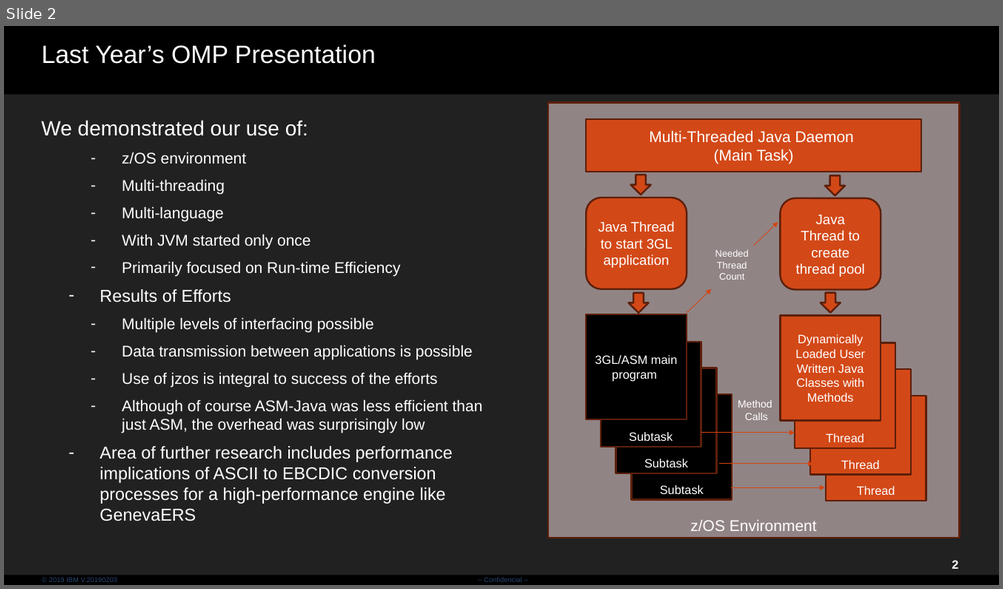
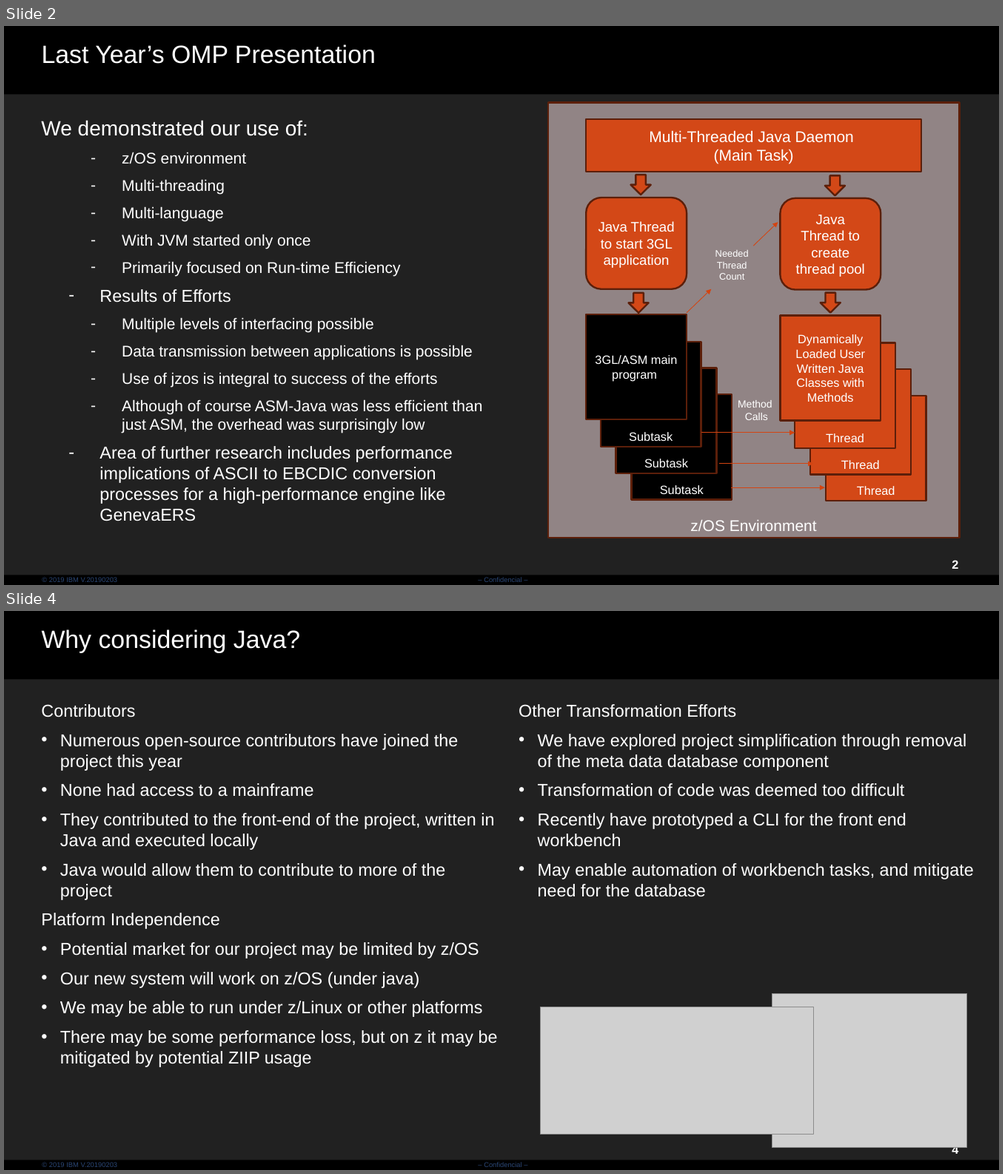
Before and after one commit to genevaers/Community, a slide deck: Annual-Reviews/Java GenevaERS October 2025.pptx. Shown one above the other, each under a label of ours: slide 2 before the commit, slides 2 and 4 after it; the slides between them are not shown. The pictures are 1003x589 and 1003x1174 pixels, drawn with LibreOffice and Linux fonts; fonts in the diff are those of the drawing; grey boxes stand for pictures; background and template pictures are left out. Boxes give left, top, right and bottom in pixels: in the first picture for what was removed or moved away, otherwise in the second. Text is boxed around its words. In the diff, an @@ line names an element or a change of style, - is before the commit and + after.

```diff
--- a/Annual-Reviews/Java GenevaERS October 2025.pptx
+++ b/Annual-Reviews/Java GenevaERS October 2025.pptx
@@ slide 4 added at (4, 611, 999, 1170), background #000000; not listed: 4 template elements that a slide beside it also shows @@
@@ title added at (42, 629, 300, 653), 29 pt, text #FFFFFF @@
+Why considering Java?
@@ text added at (41, 704, 498, 1047), 20 pt, text #FFFFFF @@
+Contributors
+• Numerous open-source contributors have joined the project this year
+• None had access to a mainframe
+• They contributed to the front-end of the project, written in Java and executed locally
+• Java would allow them to contribute to more of the project
+Platform Independence
+• Potential market for our project may be limited by z/OS
+• Our new system will work on z/OS (under java)
+• We may be able to run under z/Linux or other platforms
+• There may be some performance loss, but on z it may be mitigated by potential ZIIP usage
@@ text added at (518, 704, 973, 897), 20 pt, text #FFFFFF @@
+Other Transformation Efforts
+• We have explored project simplification through removal of the meta data database component
+• Transformation of code was deemed too difficult
+• Recently have prototyped a CLI for the front end workbench
+• May enable automation of workbench tasks, and mitigate need for the database
@@ picture added at (540, 1007, 813, 1135) @@
@@ picture added at (771, 994, 967, 1147) @@
@@ page number added at (951, 1145, 958, 1157), 14 pt, text #FFFFFF, bold @@
+4
```
Also in this commit, not shown: 2 slides changed, 1 other slide added, 2 slides removed.
